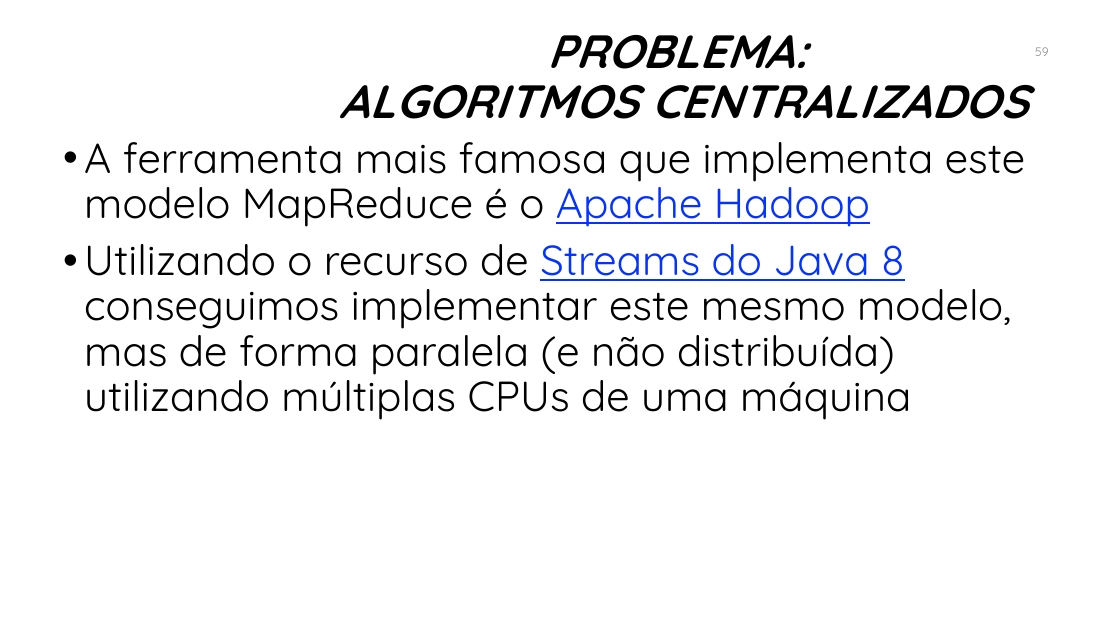
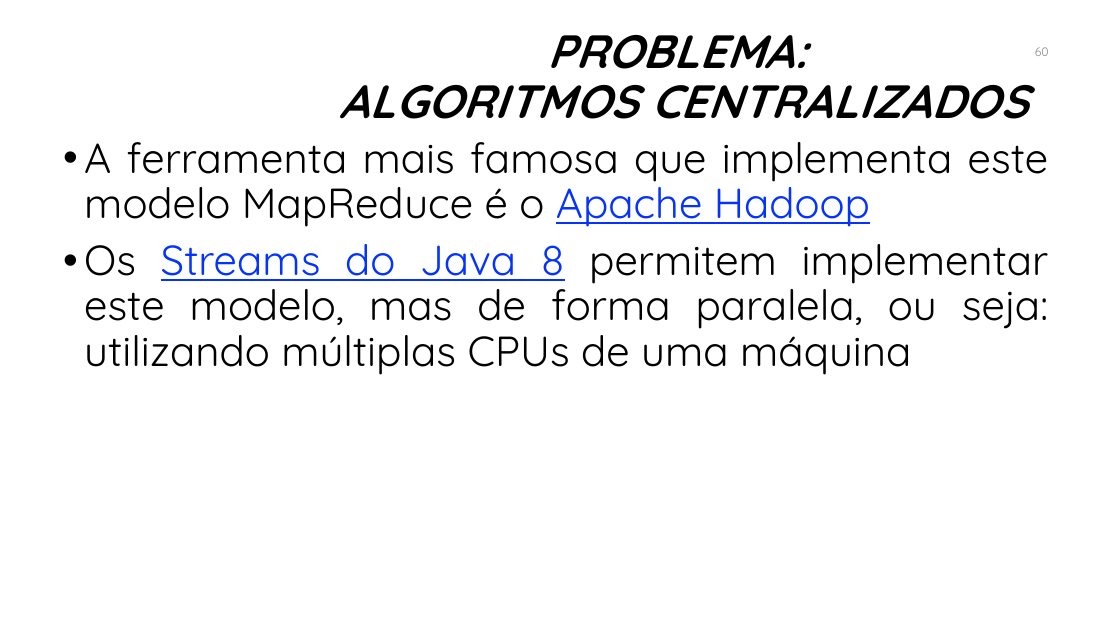
Before and after one commit to manoelcampos/sistemas-distribuidos, a slide deck: slide 60 of introducao-sd.pptx (slide 59 before the commit). Drawn at 1120x630 pixels with LibreOffice and Linux fonts; fonts in the diff are those of the drawing; background and template pictures are left out. Boxes give left, top, right and bottom in pixels: in the first picture for what was removed or moved away, otherwise in the second. Text is boxed around its words. In the diff, an @@ line names an element or a change of style, - is before the commit and + after.

```diff
--- a/introducao-sd.pptx
+++ b/introducao-sd.pptx
@@ page number at box(1035, 47, 1049, 56): text changed @@
-59
+60
@@ text at box(84, 142, 1048, 227): alignment left to justified @@
@@ text at box(84, 244, 1049, 375): text changed @@
-• Utilizando o recurso de Streams do Java 8 conseguimos implementar este mesmo modelo, mas de forma paralela (e não distribuída) utilizando múltiplas CPUs de uma máquina
+• Os Streams do Java 8 permitem implementar este modelo, mas de forma paralela, ou seja: utilizando múltiplas CPUs de uma máquina
```
Also in this commit, not shown: 8 other slides changed, 5 slides added, 1 slide removed, 3 other files.
